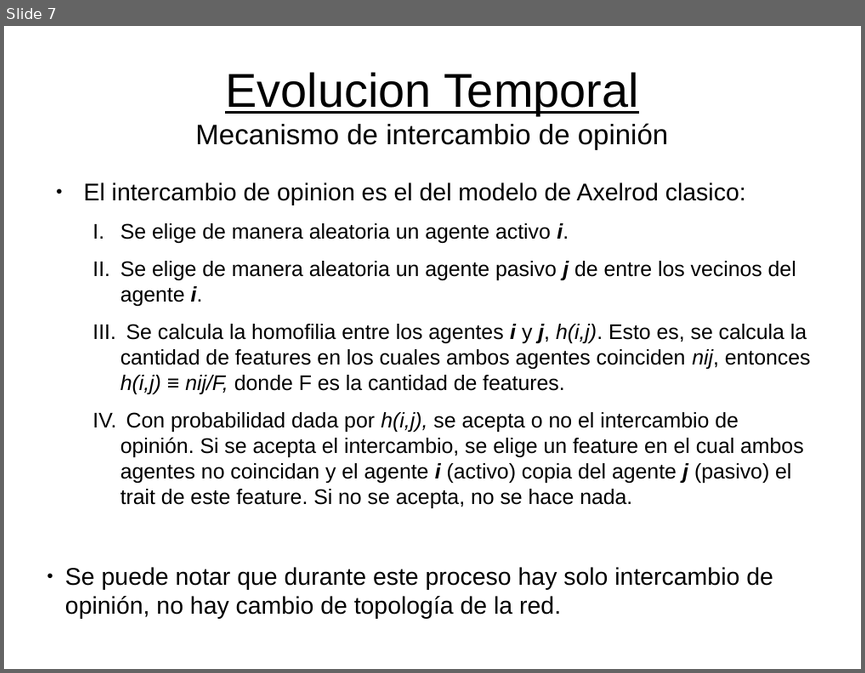
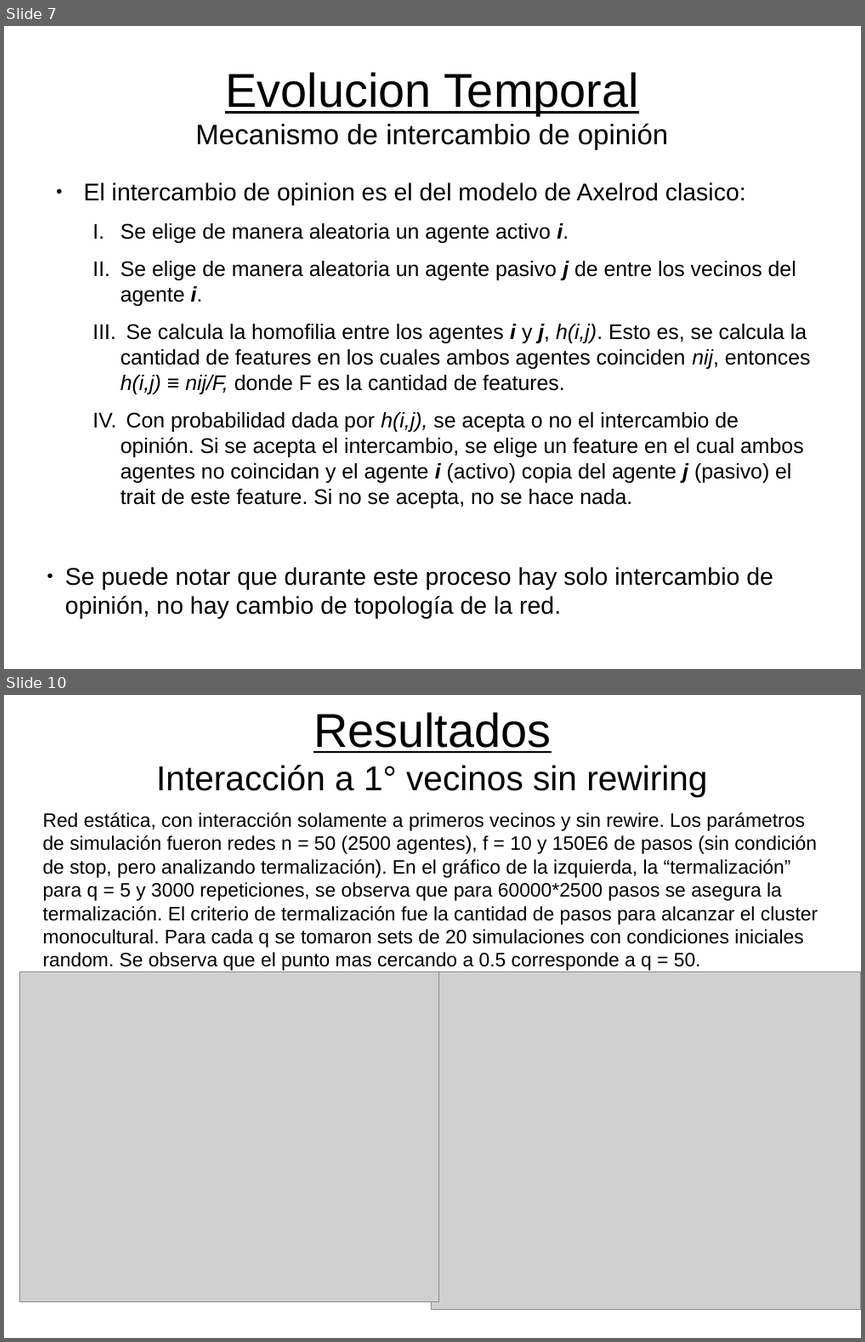
Before and after one commit to flsanchez/axelrod, a slide deck: data/presentaciones/11-08.odp. Shown one above the other, each under a label of ours: slide 7 before the commit, slides 7 and 10 after it; the slides between them are not shown. The pictures are 865x673 and 865x1342 pixels, drawn with LibreOffice and Linux fonts; fonts in the diff are those of the drawing; grey boxes stand for pictures. Boxes give left, top, right and bottom in pixels: in the first picture for what was removed or moved away, otherwise in the second. Text is boxed around its words. In the diff, an @@ line names an element or a change of style, - is before the commit and + after.

```diff
--- a/data/presentaciones/11-08.odp
+++ b/data/presentaciones/11-08.odp
@@ slide 10 added at [4,695,861,1338], background #FFFFFF @@
@@ title added at [156,712,707,797], 32 pt, text #000000 @@
+Resultados
+Interacción a 1° vecinos sin rewiring
@@ text added at [43,812,817,970], 18 pt, text #000000 @@
+Red estática, con interacción solamente a primeros vecinos y sin rewire. Los parámetros de simulación fueron redes n = 50 (2500 agentes), f = 10 y 150E6 de pasos (sin condición de stop, pero analizando termalización). En el gráfico de la izquierda, la “termalización” para q = 5 y 3000 repeticiones, se observa que para 60000*2500 pasos se asegura la termalización. El criterio de termalización fue la cantidad de pasos para alcanzar el cluster monocultural. Para cada q se tomaron sets de 20 simulaciones con condiciones iniciales random. Se observa que el punto mas cercando a 0.5 corresponde a q = 50.
@@ picture added at [19,972,439,1301] @@
@@ picture added at [432,972,861,1310] @@
```
Also in this commit, not shown: 4 slides changed, 2 other slides added, 14 other files.
